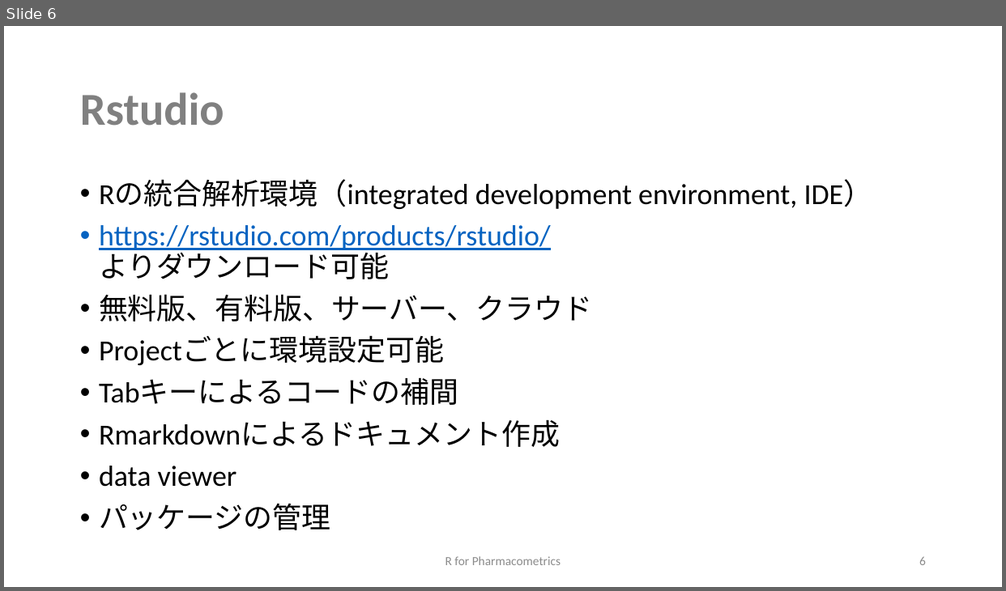
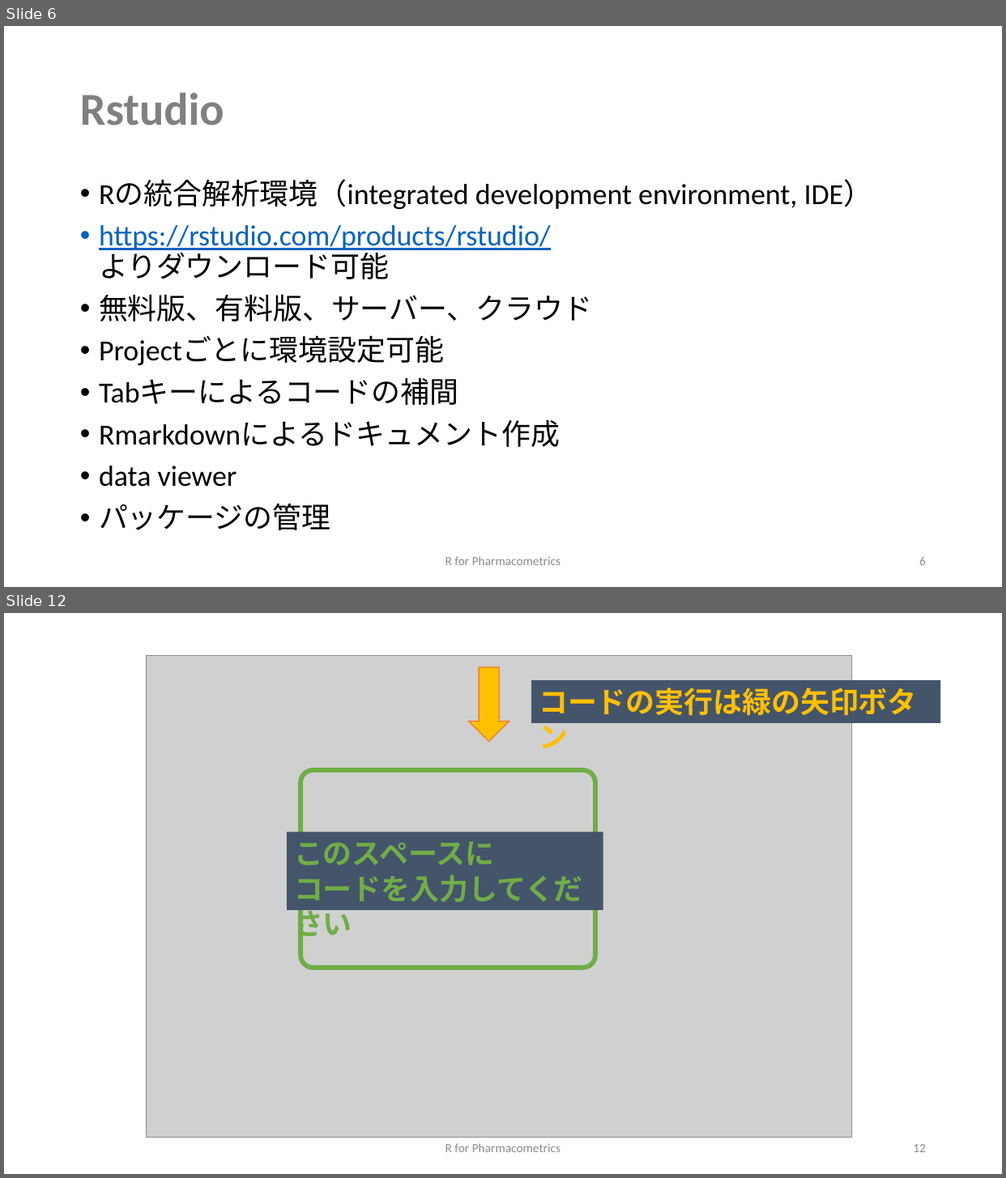
Before and after one commit to MasatoFukae/R-for-PMx, a slide deck: sample/0_introduction.pptx. Shown one above the other, each under a label of ours: slide 6 before the commit, slides 6 and 12 after it; the slides between them are not shown. The pictures are 1006x591 and 1006x1178 pixels, drawn with LibreOffice and Linux fonts; fonts in the diff are those of the drawing; grey boxes stand for pictures. Boxes give left, top, right and bottom in pixels: in the first picture for what was removed or moved away, otherwise in the second. Text is boxed around its words. In the diff, an @@ line names an element or a change of style, - is before the commit and + after.

```diff
--- a/sample/0_introduction.pptx
+++ b/sample/0_introduction.pptx
@@ slide 12 added at (4, 613, 1002, 1174), background #FFFFFF @@
@@ picture added at (147, 655, 852, 1137) @@
@@ right arrow added at (468, 667, 509, 742), fill #FFC000, outline #ED7D31 1 pt @@
@@ rectangle added at (532, 680, 940, 723), fill #44546A, 28 pt, text #FFC000, bold @@
+コードの実行は緑の矢印ボタン
@@ rounded rectangle added at (300, 770, 595, 968), outline #70AD47 4.5 pt @@
@@ rectangle added at (287, 833, 603, 910), fill #44546A, 28 pt, text #70AD47, bold @@
+このスペースに
+コードを入力してください
@@ text added at (445, 1144, 560, 1152), 12 pt, text #8C8C8C @@
+R for Pharmacometrics
@@ page number added at (913, 1144, 926, 1152), 12 pt, text #8C8C8C @@
+12
```
Also in this commit, not shown: 4 slides changed, 14 other slides added.
